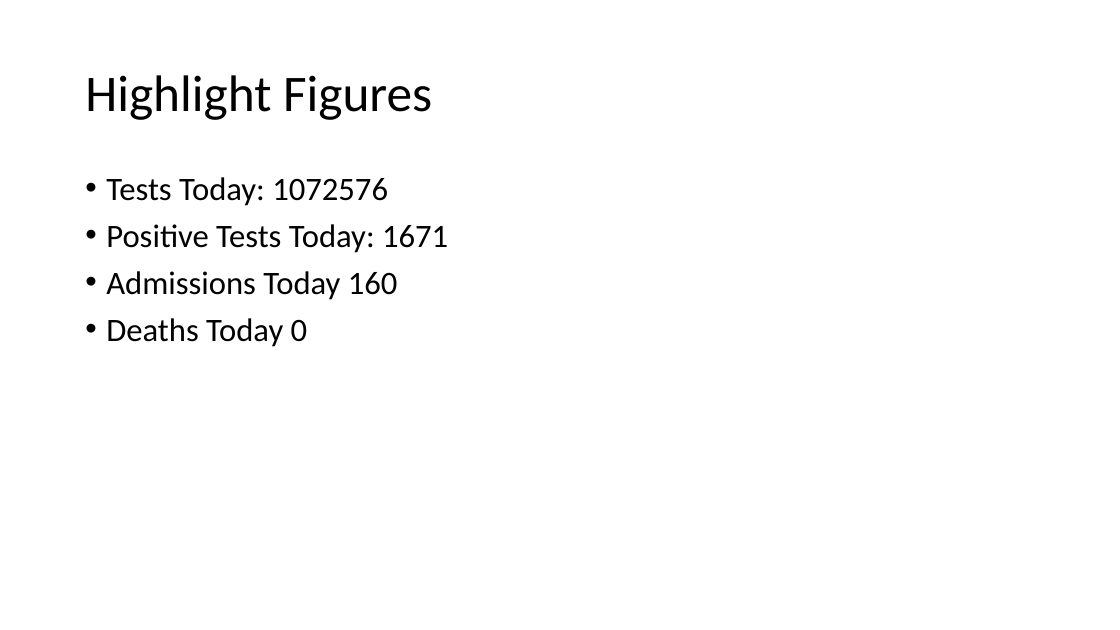
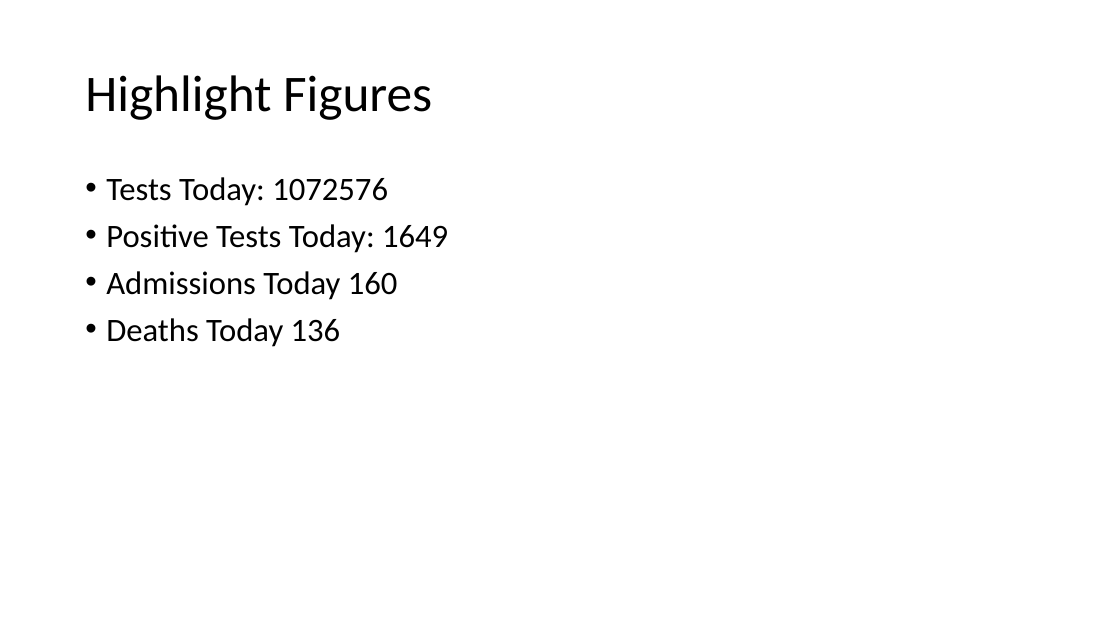
Before and after one commit to evolvedlight/uk_covid_slides, a slide deck: slide 2 of CovidData.pptx. Drawn at 1120x630 pixels with LibreOffice and Linux fonts; fonts in the diff are those of the drawing. Boxes give left, top, right and bottom in pixels: in the first picture for what was removed or moved away, otherwise in the second. Text is boxed around its words. In the diff, an @@ line names an element or a change of style, - is before the commit and + after.

Commit message:
Add updated figures

```diff
--- a/CovidData.pptx
+++ b/CovidData.pptx
@@ text at [106,224,448,253]: text changed @@
-• Positive Tests Today: 1671
+• Positive Tests Today: 1649
@@ text at [106,318,341,347]: text changed @@
-• Deaths Today 0
+• Deaths Today 136
```
